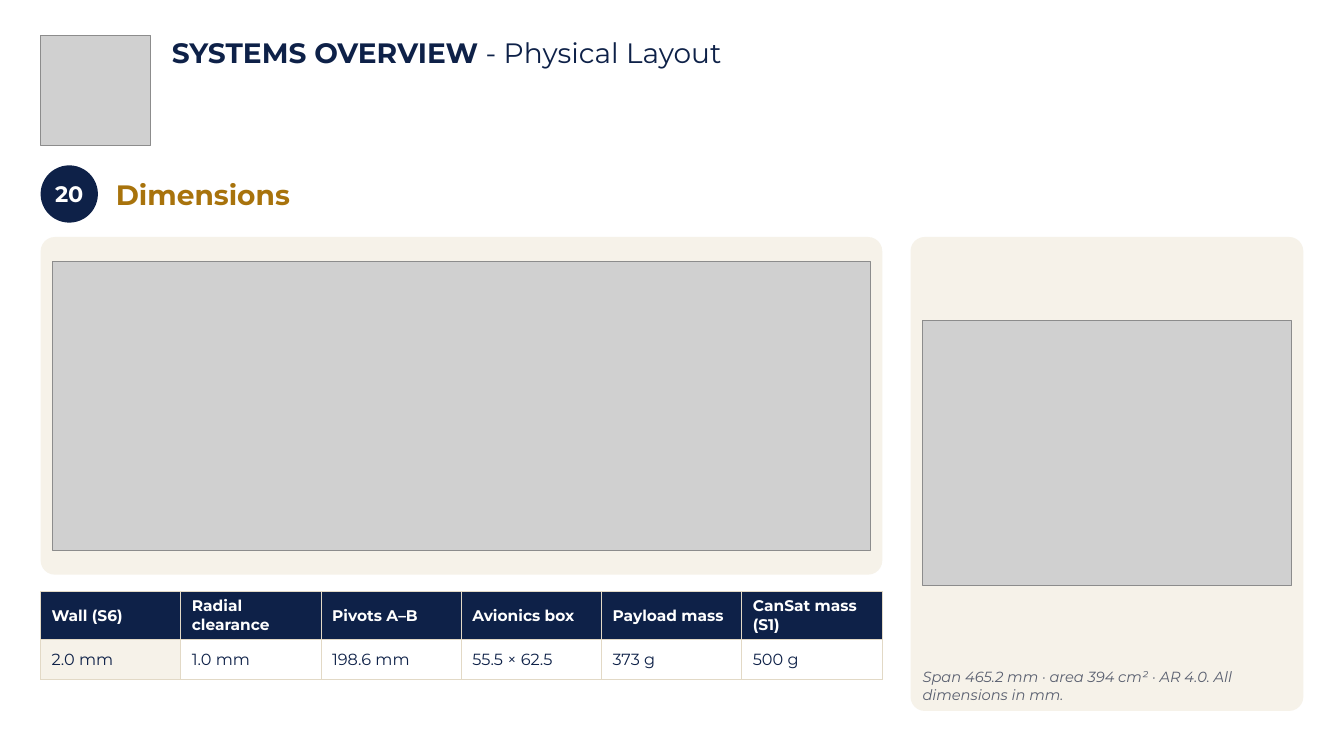
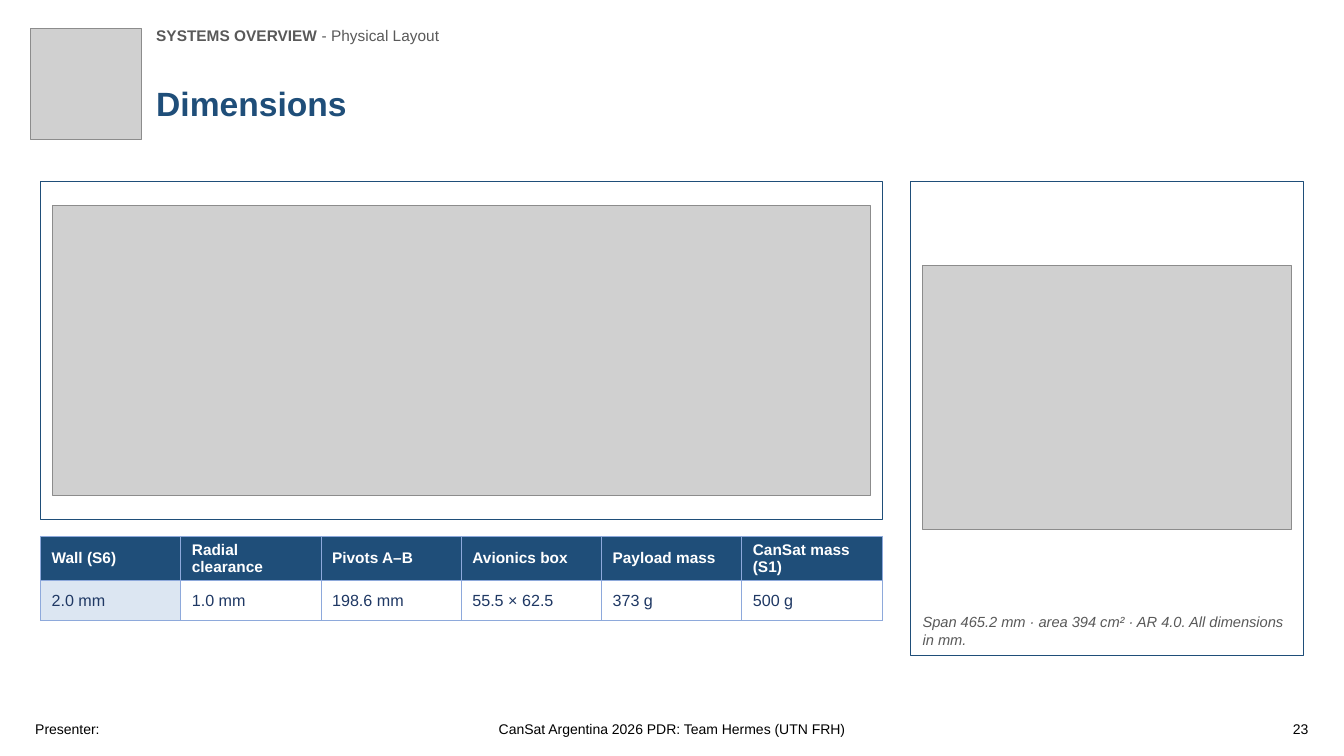
Before and after one commit to Caetano18/proyecto, a slide deck: slide 23 of cansat_pdr/laminas_plantilla/CanSat_PDR_Hermes_mecanica.pptx. Drawn at 1344x756 pixels with LibreOffice and Linux fonts; fonts in the diff are those of the drawing; grey boxes stand for pictures; background and template pictures are left out. Boxes give left, top, right and bottom in pixels: in the first picture for what was removed or moved away, otherwise in the second. Text is boxed around its words. In the diff, an @@ line names an element or a change of style, - is before the commit and + after.

```diff
--- a/cansat_pdr/laminas_plantilla/CanSat_PDR_Hermes_mecanica.pptx
+++ b/cansat_pdr/laminas_plantilla/CanSat_PDR_Hermes_mecanica.pptx
@@ picture: place and size @@
-picture at <box>40,35,150,145</box>
+picture at <box>30,28,141,139</box>
@@ text "SYSTEMS OVERVIEW - Physical Layout": place and size @@
-text "SYSTEMS OVERVIEW - Physical Layout" at <box>172,42,721,69</box>
+text "SYSTEMS OVERVIEW - Physical Layout" at <box>156,30,439,44</box>
@@ text "SYSTEMS OVERVIEW - Physical Layout" at <box>156,30,439,44</box>: size 20 to 11 pt, font Montserrat to Arial, text colour #0E2148 to #595959 @@
@@ text "Dimensions": place and size @@
-text "Dimensions" at <box>116,183,290,206</box>
+text "Dimensions" at <box>156,91,346,117</box>
@@ text "Dimensions" at <box>156,91,346,117</box>: size 20 to 24 pt, font Montserrat to Arial, text colour #A8730C to #1F4E79 @@
@@ ellipse removed at <box>40,165,98,223</box> @@
-20
@@ 2 pictures, 2 rectangles, 1 table, 1 text: place and size @@
-2 pictures, 2 rectangles, 1 table, 1 text at <box>40,237,1304,711</box>
+2 pictures, 2 rectangles, 1 table, 1 text at <box>40,181,1304,655</box>
@@ rectangle at <box>40,181,882,519</box>: rounded rectangle to rectangle; fill #F6F2E9 to #FFFFFF; outline none to #1F4E79 1 pt @@
@@ rectangle at <box>910,181,1304,655</box>: rounded rectangle to rectangle; fill #F6F2E9 to #FFFFFF; outline none to #1F4E79 1 pt @@
@@ table at <box>40,536,881,617</box> @@
@@ fill #0E2148 to #1F4E79 in row 1 @@
@@ fill #F6F2E9 to #DCE6F2 in row 2, column 1 @@
@@ font Montserrat to Arial @@
@@ text colour #0E2148 to #1F3864 in "2.0 mm", "1.0 mm", "198.6 mm", "55.5 × 62.5" and 2 more places @@
@@ borders changed @@
@@ text "Span 465.2 mm · area ..." at <box>923,616,1283,645</box>: font Montserrat to Arial, text colour #5A6070 to #595959 @@
@@ text added at <box>35,724,99,734</box>, 10 pt, text #000000 @@
+Presenter:
@@ text added at <box>499,724,845,737</box>, 10 pt, text #000000 @@
+CanSat Argentina 2026 PDR: Team Hermes (UTN FRH)
@@ text added at <box>1293,724,1309,734</box>, 10 pt, text #000000 @@
+23
```
Also in this commit, not shown: 107 other slides changed, 1 slide added, 33 other files.
